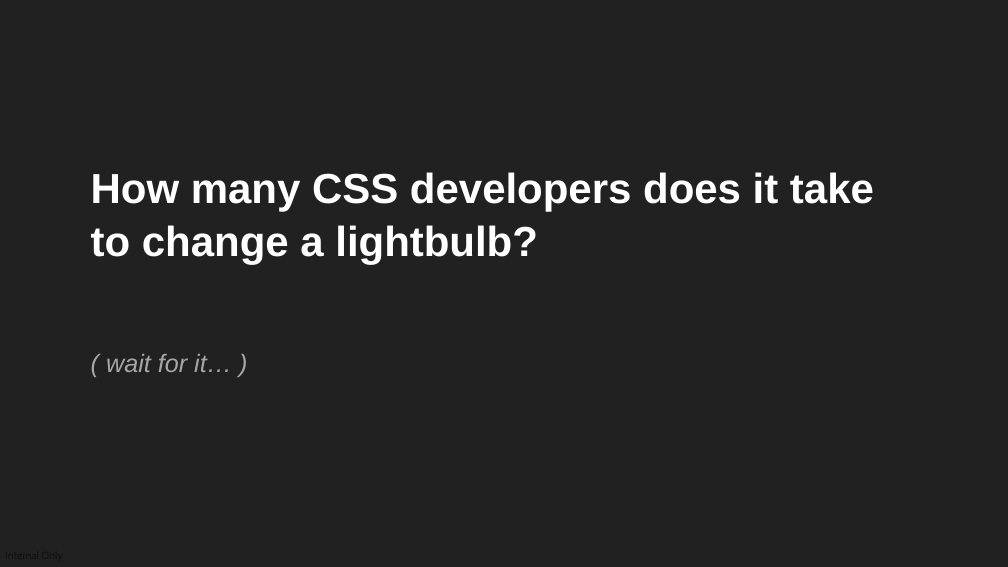
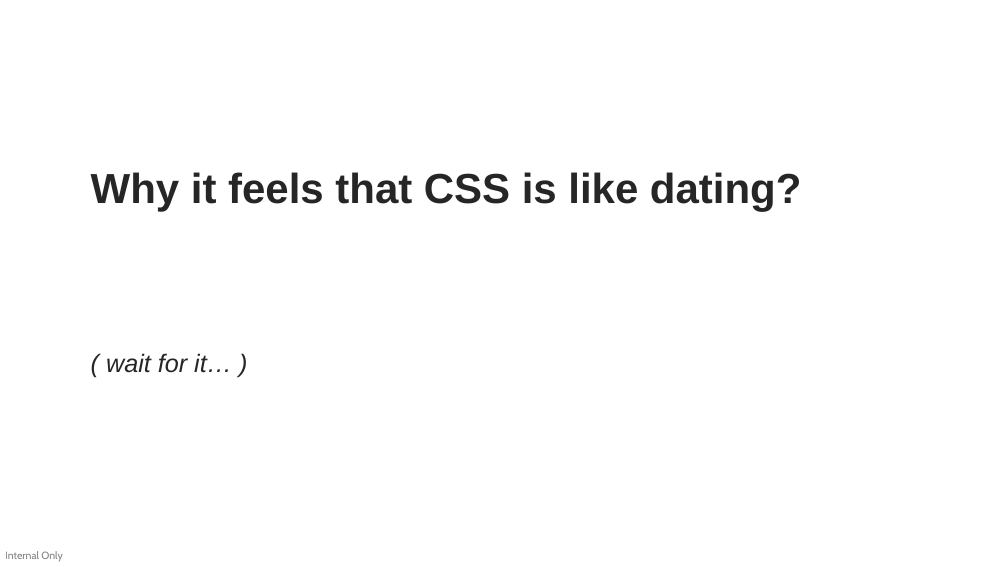
Before and after one commit to devlinduldulao/llm-loves-tailwind-and-js, a slide deck: slide 1 of why-llms-love-tailwind-conf.pptx. Drawn at 1008x567 pixels with LibreOffice and Linux fonts; fonts in the diff are those of the drawing. Boxes give left, top, right and bottom in pixels: in the first picture for what was removed or moved away, otherwise in the second. Text is boxed around its words. In the diff, an @@ line names an element or a change of style, - is before the commit and + after.

```diff
--- a/why-llms-love-tailwind-conf.pptx
+++ b/why-llms-love-tailwind-conf.pptx
@@ background #222121 to #FFFFFF @@
@@ text at <box>91,172,801,211</box>: text changed; text colour #FFFFFF to #262626 @@
-How many CSS developers does it take
-to change a lightbulb?
+Why it feels that CSS is like dating?
@@ text "( wait for it… )" at <box>106,353,232,373</box>: text colour #A6A6A6 to #262626 @@
@@ text added at <box>5,551,63,562</box>, 10 pt, text #000000 at 50% opacity @@
+Internal Only
```
Also in this commit, not shown: 8 other slides changed, 9 slides added, 20 slides removed.
